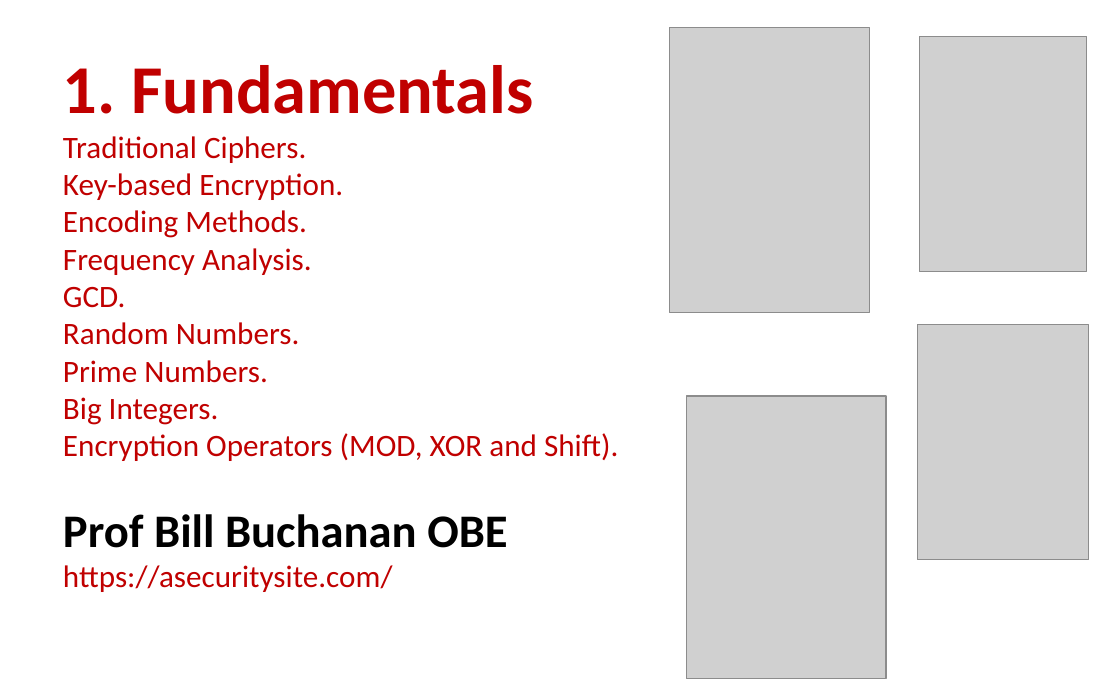
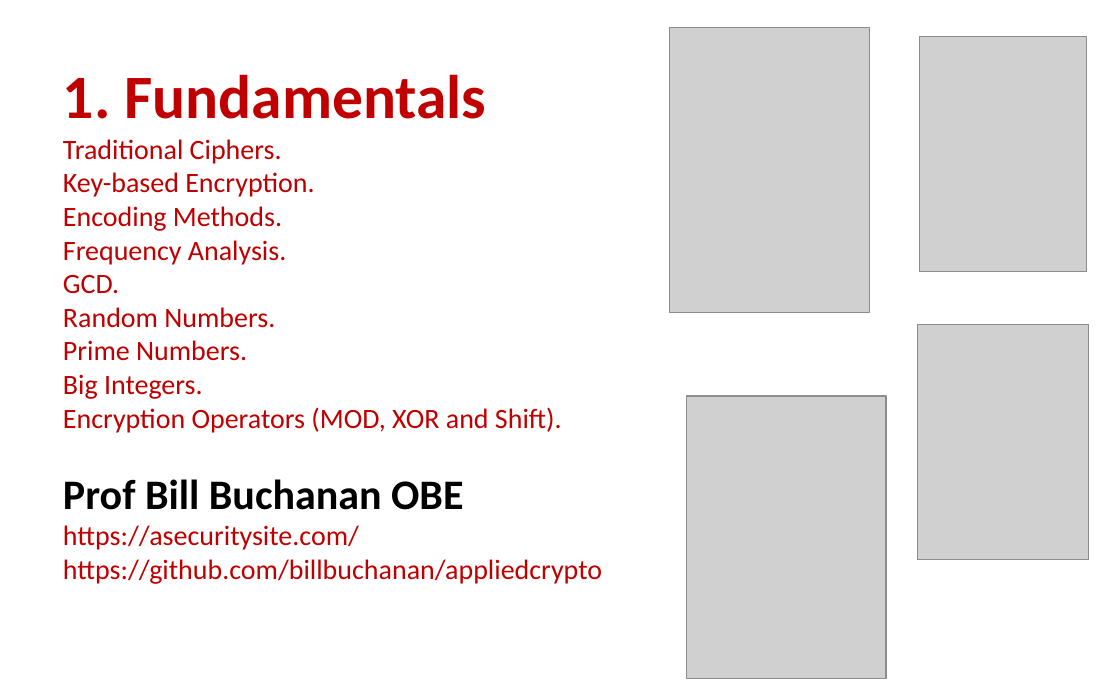
Before and after one commit to billbuchanan/appliedcrypto, a slide deck: slide 7 of unit00_introduction/unit01_introduction.pptx (slide 8 before the commit). Drawn at 1120x700 pixels with LibreOffice and Linux fonts; fonts in the diff are those of the drawing; grey boxes stand for pictures. Boxes give left, top, right and bottom in pixels: in the first picture for what was removed or moved away, otherwise in the second. Text is boxed around its words. In the diff, an @@ line names an element or a change of style, - is before the commit and + after.

```diff
--- a/unit00_introduction/unit01_introduction.pptx
+++ b/unit00_introduction/unit01_introduction.pptx
@@ title at (63, 74, 602, 584): text changed; size 20 to 18 pt @@
-1. Fundamentals
-Traditional Ciphers.
-Key-based Encryption.
-Encoding Methods.
-Frequency Analysis.
-GCD.
-Random Numbers.
-Prime Numbers.
-Big Integers.
-Encryption Operators (MOD, XOR and Shift).
-Prof Bill Buchanan OBE
-https://asecuritysite.com/
+1. Fundamentals
+Traditional Ciphers.
+Key-based Encryption.
+Encoding Methods.
+Frequency Analysis.
+GCD.
+Random Numbers.
+Prime Numbers.
+Big Integers.
+Encryption Operators (MOD, XOR and Shift).
+Prof Bill Buchanan OBE
+https://asecuritysite.com/
+https://github.com/billbuchanan/appliedcrypto
```
Also in this commit, not shown: 12 other slides changed, 1 slide added, 1 slide removed, 5 other files.
